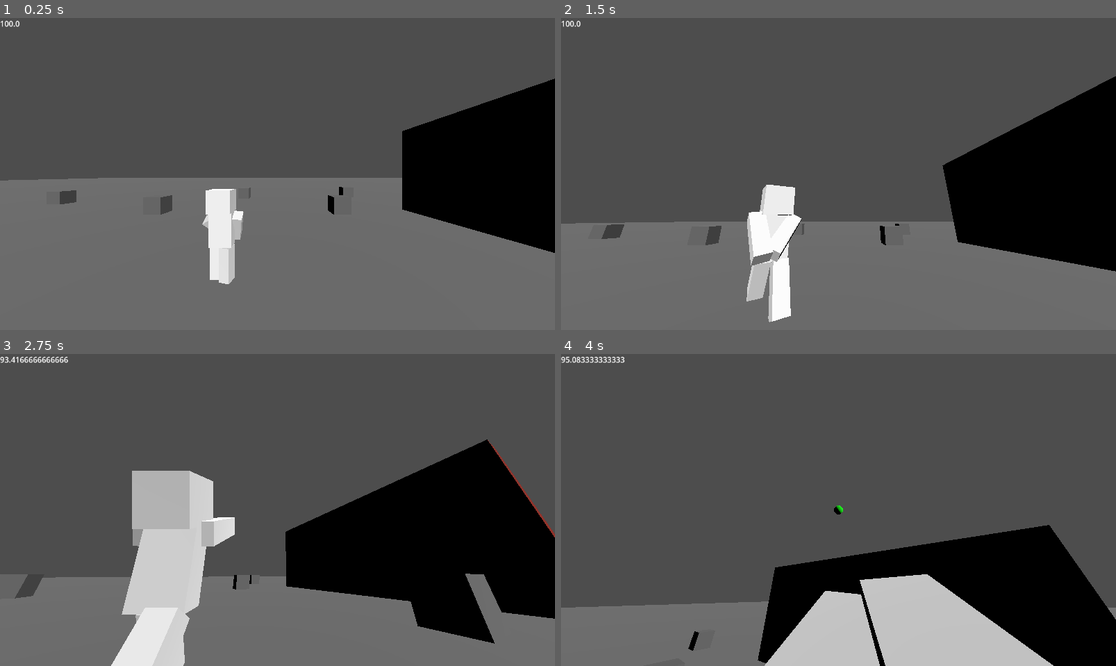
Above: before the commit, frames 1-4 (two rows, left to right).
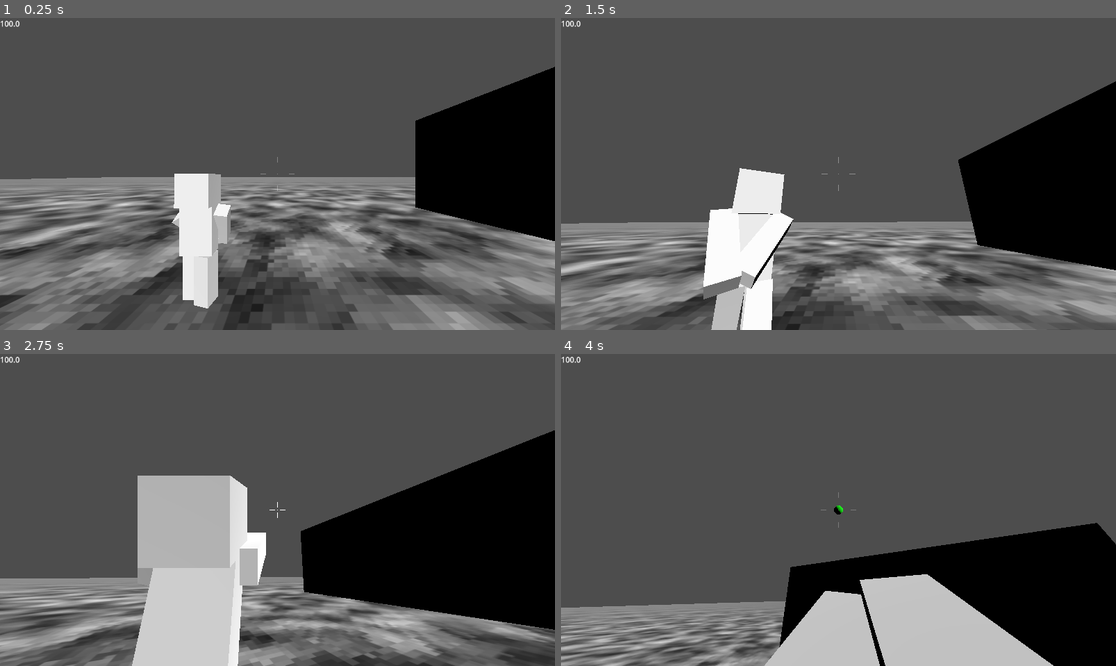
Above: after the commit, the same moments.

Repository: GustLSant/godot-game-componentes
Game: Godot game, scene res://Main.tscn
The game is run twice, just before and just after one commit, with the same random seed, the same clock (stepped at 60 frames per second) and the same inputs.
Inputs (mouse positions are in pixels of both pictures, inside the frame that each line leads up to):
- Up to frame 1 (0.25 s): no input
- Up to frame 2 (1.5 s): move the mouse to (866, 174) at 0.52 s; hold D (MoveRight) 0.53-1.28 s; hold Right mouse button (Aim) 0.53-1.28 s; tap Space (Jump) at 0.77 s; click (866, 174) at 0.8 s; move the mouse to (810, 174) at 1.27 s; hold S (MoveBackwards) from 1.28 s (still down); click (810, 174) at 1.35 s
- Up to frame 3 (2.75 s): tap Space (Jump) at 1.52 s; tap Shift (Sprint) at 1.55, 2.1 s; move the mouse to (288, 503) at 2.02 s; release S (MoveBackwards) at 2.03 s; hold D (MoveRight) from 2.03 s (still down); hold Right mouse button (Aim) from 2.03 s (still down)
- Up to frame 4 (4 s): move the mouse to (832, 516) at 2.77 s; release Right mouse button (Aim) at 2.78 s; right-click (832, 516) at 2.85 s; tap Space (Jump) at 3.02, 3.77 s; click (832, 516) at 3.05 s; move the mouse to (877, 513) at 3.52 s; release D (MoveRight) at 3.53 s; hold A (MoveLeft) from 3.53 s (still down); tap V (ChangeCameraMode) at 3.6 s; tap Shift (Sprint) at 3.8 s

The runs differ from the first frame. In frame 1, 25% of the frame differs, in the area x 0-100%, y 15-100%; in frame 2, 20%; in frame 3, 24%; in frame 4, 6.4%.

Commit message:
created crosshair + running animation

Diff:
--- /dev/null
+++ b/Components/Crosshair/Crosshair.gd
@@ -0,0 +1,66 @@
+extends Control
+
+@export var color:Color = Color.WHITE
+
+const DOT_RADIUS:float = 1.0
+const LINE_WIDTH:float = 1.0
+const LINE_LENGTH:float = 12.0
+
+var distanceToCenter:float = 10.0
+var centerPos:Vector2 = get_viewport_rect().size / 2
+
+
+func _ready()->void:
+	self.connect('resized', _on_screen_resized)
+	_on_screen_resized()
+	pass
+
+
+func _process(delta:float)->void:
+	var player := $"../../ThirdPersonShooterPlayer"
+	color.a = lerp(color.a, 0.25 + float(int(player.isAiming)), 10*delta)
+	distanceToCenter = lerp(distanceToCenter, 5.0 + 20.0 * float(int(not player.isAiming)), 10*delta)
+	queue_redraw()
+	pass
+
+
+func _draw()->void:
+	draw_circle(
+		centerPos,
+		DOT_RADIUS,
+		color
+	)
+
+	# linha de cima
+	draw_line(
+		centerPos + Vector2.UP * distanceToCenter,
+		centerPos + Vector2.UP * (distanceToCenter + LINE_LENGTH),
+		color, LINE_WIDTH
+	)
+
+	# linha de baixo
+	draw_line(
+		centerPos + Vector2.DOWN * distanceToCenter,
+		centerPos + Vector2.DOWN * (distanceToCenter + LINE_LENGTH),
+		color, LINE_WIDTH
+	)
+
+	# linha da direita
+	draw_line(
+		centerPos + Vector2.RIGHT * distanceToCenter,
+		centerPos + Vector2.RIGHT * (distanceToCenter + LINE_LENGTH),
+		color, LINE_WIDTH
+	)
+
+	# linha da esquerda
+	draw_line(
+		centerPos + Vector2.LEFT * distanceToCenter,
+		centerPos + Vector2.LEFT * (distanceToCenter + LINE_LENGTH),
+		color, LINE_WIDTH
+	)
+	pass
+
+
+func _on_screen_resized()->void:
+	centerPos = get_viewport_rect().size / 2
+	pass
--- /dev/null
+++ b/Components/Crosshair/Crosshair.tscn
@@ -0,0 +1,12 @@
+[gd_scene load_steps=2 format=3 uid="uid://dc54qhrcohy5m"]
+
+[ext_resource type="Script" uid="uid://cdlsj78tgpbar" path="res://Components/Crosshair/Crosshair.gd" id="1_3s2xt"]
+
+[node name="Crosshair" type="Control"]
+layout_mode = 3
+anchors_preset = 15
+anchor_right = 1.0
+anchor_bottom = 1.0
+grow_horizontal = 2
+grow_vertical = 2
+script = ExtResource("1_3s2xt")
--- a/Components/TpsFpsPlayer/Player.gd
+++ b/Components/TpsFpsPlayer/Player.gd
@@ -5,7 +5,7 @@
 @onready var collShape:CollisionShape3D = $CollShape
 
 #region Movement
-const MAX_WALKING_SPEED:float = 4.0
+const MAX_WALKING_SPEED:float = 3.0
 var currentSpeed:float = 0.0
 var vecMovement:Vector3 = Vector3.ZERO
 var yMovement:float = 0.0
@@ -80,10 +80,10 @@
 		SPRINT_SPEED_MULTIPLIER*int(isSprinting) +
 		1.0*int(not isSprinting)
 		)
-	stamina += (
-		-SPRINT_STAMINA_COST*pdelta*int(isSprinting) +
-		STAMINA_RECOVER_FACTOR*pdelta*int(not isSprinting)
-		)
+	#stamina += (
+		#-SPRINT_STAMINA_COST*pdelta*int(isSprinting) +
+		#STAMINA_RECOVER_FACTOR*pdelta*int(not isSprinting)
+		#)
 	stamina = clamp(stamina, 0.0, 100.0)
 	$Label.text = str(stamina)
 
--- a/Components/TpsFpsPlayer/Player.tscn
+++ b/Components/TpsFpsPlayer/Player.tscn
@@ -81,6 +81,9 @@
 [sub_resource type="AnimationNodeAnimation" id="AnimationNodeAnimation_3b5n1"]
 animation = &"ShotRecoil"
 
+[sub_resource type="AnimationNodeAnimation" id="AnimationNodeAnimation_0rf3i"]
+animation = &"Running"
+
 [sub_resource type="AnimationNodeAnimation" id="AnimationNodeAnimation_s8ee0"]
 animation = &"Idle"
 
@@ -146,9 +149,13 @@
 
 [sub_resource type="AnimationNodeBlend2" id="AnimationNodeBlend2_1bcx0"]
 
+[sub_resource type="AnimationNodeBlend2" id="AnimationNodeBlend2_4h0by"]
+
 [sub_resource type="AnimationNodeOneShot" id="AnimationNodeOneShot_onxb3"]
 filter_enabled = true
 filters = ["origin/Skeleton3D:pivot_recoil"]
+
+[sub_resource type="AnimationNodeTimeScale" id="AnimationNodeTimeScale_6qffq"]
 
 [sub_resource type="AnimationNodeTimeScale" id="AnimationNodeTimeScale_0rf3i"]
 
@@ -168,9 +175,11 @@
 "nodes/Animation 3/node" = SubResource("AnimationNodeAnimation_dkwnh")
 "nodes/Animation 3/position" = Vector2(26.6667, 666.667)
 "nodes/Animation 4/node" = SubResource("AnimationNodeAnimation_3l7hy")
-"nodes/Animation 4/position" = Vector2(-693.333, 346.667)
+"nodes/Animation 4/position" = Vector2(-1093.33, 186.667)
 "nodes/Animation 5/node" = SubResource("AnimationNodeAnimation_3b5n1")
 "nodes/Animation 5/position" = Vector2(106.667, 1093.33)
+"nodes/Animation 6/node" = SubResource("AnimationNodeAnimation_0rf3i")
+"nodes/Animation 6/position" = Vector2(-1093.33, 400)
 nodes/BlendPostures/node = SubResource("AnimationNodeBlendTree_cg3n5")
 nodes/BlendPostures/position = Vector2(-453.333, -53.3333)
 "nodes/BlendPostures 2/node" = SubResource("AnimationNodeBlendTree_0rf3i")
@@ -181,16 +190,20 @@
 nodes/Blend_AimingAngles/position = Vector2(240, 693.333)
 nodes/Blend_Idle_Walking/node = SubResource("AnimationNodeBlend2_1bcx0")
 nodes/Blend_Idle_Walking/position = Vector2(240, 53.3333)
+nodes/Blend_Walking_Running/node = SubResource("AnimationNodeBlend2_4h0by")
+nodes/Blend_Walking_Running/position = Vector2(-613.333, 240)
 nodes/ShotRecoil/node = SubResource("AnimationNodeOneShot_onxb3")
 nodes/ShotRecoil/position = Vector2(613.333, 826.667)
+nodes/TS_Running/node = SubResource("AnimationNodeTimeScale_6qffq")
+nodes/TS_Running/position = Vector2(-906.667, 400)
 nodes/TS_ShotRecoil/node = SubResource("AnimationNodeTimeScale_0rf3i")
 nodes/TS_ShotRecoil/position = Vector2(320, 1040)
 nodes/TS_Walking/node = SubResource("AnimationNodeTimeScale_onxb3")
-nodes/TS_Walking/position = Vector2(-506.667, 346.667)
+nodes/TS_Walking/position = Vector2(-906.667, 186.667)
 nodes/TimeScale/node = SubResource("AnimationNodeTimeScale_pfu5j")
 nodes/TimeScale/position = Vector2(-453.333, -266.667)
 nodes/output/position = Vector2(1306.67, 586.667)
-node_connections = [&"Add_Idle_Posture", 0, &"TimeScale", &"Add_Idle_Posture", 1, &"BlendPostures", &"Add_Walking_Posture", 0, &"TS_Walking", &"Add_Walking_Posture", 1, &"BlendPostures 2", &"Blend_Aiming", 0, &"Blend_Idle_Walking", &"Blend_Aiming", 1, &"ShotRecoil", &"Blend_AimingAngles", 0, &"Animation 3", &"Blend_AimingAngles", 1, &"Animation 2", &"Blend_Idle_Walking", 0, &"Add_Idle_Posture", &"Blend_Idle_Walking", 1, &"Add_Walking_Posture", &"ShotRecoil", 0, &"Blend_AimingAngles", &"ShotRecoil", 1, &"TS_ShotRecoil", &"TS_ShotRecoil", 0, &"Animation 5",  …(95 unchanged characters)…
+node_connections = [&"Add_Idle_Posture", 0, &"TimeScale", &"Add_Idle_Posture", 1, &"BlendPostures", &"Add_Walking_Posture", 0, &"Blend_Walking_Running", &"Add_Walking_Posture", 1, &"BlendPostures 2", &"Blend_Aiming", 0, &"Blend_Idle_Walking", &"Blend_Aiming", 1, &"ShotRecoil", &"Blend_AimingAngles", 0, &"Animation 3", &"Blend_AimingAngles", 1, &"Animation 2", &"Blend_Idle_Walking", 0, &"Add_Idle_Posture", &"Blend_Idle_Walking", 1, &"Add_Walking_Posture", &"Blend_Walking_Running", 0, &"TS_Walking", &"Blend_Walking_Running", 1, &"TS_Running", &"ShotRecoil", 0, &"Blend_AimingAngles", &"ShotRecoil", 1, &"TS_ShotRecoil", &"TS_Running", 0, &"Animation 6", &"TS_ShotRecoil", 0, &"Animation 5",  …(95 unchanged characters)…
 
 [node name="Player" type="CharacterBody3D"]
 collision_layer = 8
@@ -317,8 +330,8 @@
 [node name="blockbench_export" parent="Body/PivotRotation" instance=ExtResource("6_br1xv")]
 
 [node name="Skeleton3D" parent="Body/PivotRotation/blockbench_export/origin" index="0"]
-bones/1/rotation = Quaternion(-0.0397173, 0, 0, 0.999211)
-bones/2/position = Vector3(0, 0.584365, 0)
+bones/1/rotation = Quaternion(-0.0222551, 0, 0, 0.999752)
+bones/2/position = Vector3(0, 0.579011, 0)
 bones/2/rotation = Quaternion(0.300706, 0, 0, 0.953717)
 bones/4/position = Vector3(-0.15625, -0.046875, -0.034375)
 bones/4/rotation = Quaternion(0, 0, 0.300706, 0.953717)
@@ -345,9 +358,11 @@
 parameters/Blend_Aiming/blend_amount = 0.0
 parameters/Blend_AimingAngles/blend_amount = 0.5
 parameters/Blend_Idle_Walking/blend_amount = 0.0
+parameters/Blend_Walking_Running/blend_amount = 0
 parameters/ShotRecoil/active = false
 parameters/ShotRecoil/internal_active = false
 parameters/ShotRecoil/request = 0
+parameters/TS_Running/scale = 2.0
 parameters/TS_ShotRecoil/scale = 10.0
 parameters/TS_Walking/scale = 1.0
 parameters/TimeScale/scale = 0.5
--- a/Components/TpsFpsPlayer/PlayerBody.gd
+++ b/Components/TpsFpsPlayer/PlayerBody.gd
@@ -13,6 +13,7 @@
 
 const BLEND_TRANSITION_SPEED_FACTOR:float = 10.0
 var blendIdleToWalking:float = 0.0
+var blendWalkingToRunning:float = 0.0
 var blendAiming:float = 0.0
 
 # Recoil
@@ -80,10 +81,12 @@
 	)
 
 	blendAiming = lerp(blendAiming, float(int(player.isAiming)), BLEND_TRANSITION_SPEED_FACTOR*delta)
+	blendWalkingToRunning = lerp(blendWalkingToRunning, float(int(player.isSprinting)), BLEND_TRANSITION_SPEED_FACTOR*delta)
 
 	animTree["parameters/TS_Walking/scale"] = 1.0 - (0.5 * int(player.isAiming))
 	animTree["parameters/Blend_AimingAngles/blend_amount"] = (tpsCamera.pivotRot.rotation_degrees.x / 60.0) / 2.0 + 0.5
 
 	animTree["parameters/Blend_Idle_Walking/blend_amount"] = blendIdleToWalking
 	animTree["parameters/Blend_Aiming/blend_amount"] = blendAiming
+	animTree["parameters/Blend_Walking_Running/blend_amount"] = blendWalkingToRunning
 	pass
--- a/Components/TpsFpsPlayer/TpsCamera.gd
+++ b/Components/TpsFpsPlayer/TpsCamera.gd
@@ -15,8 +15,8 @@
 @onready var pivotPosDamp:Marker3D = get_node(pathPivotPosDamp)
 
 # Camera Target Position
-const DEFAULT_CAMERA_TARGET_POS:Vector3 = Vector3(1.25, 1.35, 3.5)
-const AIMING_CAMERA_TARGET_POS:Vector3 = Vector3(1.25, 0.6, 1.5)
+const DEFAULT_CAMERA_TARGET_POS:Vector3 = Vector3(1.25, 1.0, 2.5)
+const AIMING_CAMERA_TARGET_POS:Vector3 = Vector3(0.75, 0.75, 1.0)
 var currentTargetPosition:Vector3 = DEFAULT_CAMERA_TARGET_POS
 
 # Camera Side
--- a/Main.tscn
+++ b/Main.tscn
@@ -1,18 +1,28 @@
-[gd_scene load_steps=10 format=3 uid="uid://bvjwiank6nnwe"]
+[gd_scene load_steps=12 format=3 uid="uid://bvjwiank6nnwe"]
 
 [ext_resource type="Script" uid="uid://3e3wx6xwne52" path="res://Main.gd" id="1_2yxtq"]
 [ext_resource type="PackedScene" uid="uid://p2wyutg0uccu" path="res://Components/TpsFpsPlayer/Player.tscn" id="1_ukb8q"]
+[ext_resource type="PackedScene" uid="uid://dc54qhrcohy5m" path="res://Components/Crosshair/Crosshair.tscn" id="3_r0du0"]
 
 [sub_resource type="BoxShape3D" id="BoxShape3D_fa4h1"]
 size = Vector3(200, 1, 200)
 
+[sub_resource type="FastNoiseLite" id="FastNoiseLite_uu6xs"]
+offset = Vector3(1e+08, 1e+08, 0)
+
+[sub_resource type="NoiseTexture2D" id="NoiseTexture2D_r0du0"]
+in_3d_space = true
+seamless = true
+noise = SubResource("FastNoiseLite_uu6xs")
+
+[sub_resource type="StandardMaterial3D" id="StandardMaterial3D_cm0pq"]
+albedo_texture = SubResource("NoiseTexture2D_r0du0")
+uv1_scale = Vector3(0.1, 0.1, 0.1)
+uv1_triplanar = true
+uv1_world_triplanar = true
+
 [sub_resource type="PlaneMesh" id="PlaneMesh_6hn5i"]
 size = Vector2(200, 200)
-
-[sub_resource type="StandardMaterial3D" id="StandardMaterial3D_uu6xs"]
-albedo_color = Color(0.412152, 0.412152, 0.412152, 1)
-
-[sub_resource type="BoxMesh" id="BoxMesh_r0du0"]
 
 [sub_resource type="BoxShape3D" id="BoxShape3D_uu6xs"]
 size = Vector3(20, 10.37, 13.65)
@@ -37,91 +47,35 @@
 shape = SubResource("BoxShape3D_fa4h1")
 
 [node name="MeshInstance3D" type="MeshInstance3D" parent="Floor"]
+material_override = SubResource("StandardMaterial3D_cm0pq")
 mesh = SubResource("PlaneMesh_6hn5i")
 skeleton = NodePath("../..")
 
 [node name="ThirdPersonShooterPlayer" parent="." instance=ExtResource("1_ukb8q")]
 
-[node name="MeshInstance3D" type="MeshInstance3D" parent="."]
-transform = Transform3D(1, 0, 0, 0, 1, 0, 0, 0, 1, -13, 0.5, 9)
-material_override = SubResource("StandardMaterial3D_uu6xs")
-mesh = SubResource("BoxMesh_r0du0")
+[node name="Cubes" type="Node3D" parent="."]
 
-[node name="MeshInstance3D2" type="MeshInstance3D" parent="."]
-transform = Transform3D(1, 0, 0, 0, 1, 0, 0, 0, 1, -16, 0.5, -9)
-material_override = SubResource("StandardMaterial3D_uu6xs")
-mesh = SubResource("BoxMesh_r0du0")
-
-[node name="MeshInstance3D3" type="MeshInstance3D" parent="."]
-transform = Transform3D(1, 0, 0, 0, 1, 0, 0, 0, 1, -6, 0.5, -6)
-material_override = SubResource("StandardMaterial3D_uu6xs")
-mesh = SubResource("BoxMesh_r0du0")
-
-[node name="MeshInstance3D4" type="MeshInstance3D" parent="."]
-transform = Transform3D(1, 0, 0, 0, 1, 0, 0, 0, 1, -2, 0.5, -12)
-material_override = SubResource("StandardMaterial3D_uu6xs")
-mesh = SubResource("BoxMesh_r0du0")
-
-[node name="MeshInstance3D5" type="MeshInstance3D" parent="."]
-transform = Transform3D(1, 0, 0, 0, 1, 0, 0, 0, 1, 5, 0.5, -6)
-material_override = SubResource("StandardMaterial3D_uu6xs")
-mesh = SubResource("BoxMesh_r0du0")
-
-[node name="MeshInstance3D6" type="MeshInstance3D" parent="."]
-transform = Transform3D(1, 0, 0, 0, 1, 0, 0, 0, 1, 8.31334, 0.5, -12.5561)
-material_override = SubResource("StandardMaterial3D_uu6xs")
-mesh = SubResource("BoxMesh_r0du0")
-
-[node name="MeshInstance3D7" type="MeshInstance3D" parent="."]
-transform = Transform3D(1, 0, 0, 0, 1, 0, 0, 0, 1, 14.3133, 0.5, 2.4439)
-material_override = SubResource("StandardMaterial3D_uu6xs")
-mesh = SubResource("BoxMesh_r0du0")
-
-[node name="MeshInstance3D8" type="MeshInstance3D" parent="."]
-transform = Transform3D(1, 0, 0, 0, 1, 0, 0, 0, 1, 6.31334, 0.5, 5.4439)
-material_override = SubResource("StandardMaterial3D_uu6xs")
-mesh = SubResource("BoxMesh_r0du0")
-
-[node name="MeshInstance3D9" type="MeshInstance3D" parent="."]
-transform = Transform3D(1, 0, 0, 0, 1, 0, 0, 0, 1, 11.3133, 0.5, 12.4439)
-material_override = SubResource("StandardMaterial3D_uu6xs")
-mesh = SubResource("BoxMesh_r0du0")
-
-[node name="MeshInstance3D10" type="MeshInstance3D" parent="."]
-transform = Transform3D(1, 0, 0, 0, 1, 0, 0, 0, 1, 11.3133, 0.5, 12.4439)
-material_override = SubResource("StandardMaterial3D_uu6xs")
-mesh = SubResource("BoxMesh_r0du0")
-
-[node name="MeshInstance3D11" type="MeshInstance3D" parent="."]
-transform = Transform3D(1, 0, 0, 0, 1, 0, 0, 0, 1, -1.68666, 0.5, 10.4439)
-material_override = SubResource("StandardMaterial3D_uu6xs")
-mesh = SubResource("BoxMesh_r0du0")
-
-[node name="MeshInstance3D12" type="MeshInstance3D" parent="."]
-transform = Transform3D(1, 0, 0, 0, 1, 0, 0, 0, 1, 3.31334, 0.5, 15.4439)
-material_override = SubResource("StandardMaterial3D_uu6xs")
-mesh = SubResource("BoxMesh_r0du0")
-
-[node name="MeshInstance3D13" type="MeshInstance3D" parent="."]
-transform = Transform3D(1, 0, 0, 0, 1, 0, 0, 0, 1, -8.68666, 0.5, 17.4439)
-material_override = SubResource("StandardMaterial3D_uu6xs")
-mesh = SubResource("BoxMesh_r0du0")
-
-[node name="MeshInstance3D14" type="MeshInstance3D" parent="."]
-transform = Transform3D(1, 0, 0, 0, 1, 0, 0, 0, 1, -10.6867, 0.5, -0.556103)
-material_override = SubResource("StandardMaterial3D_uu6xs")
-mesh = SubResource("BoxMesh_r0du0")
-
-[node name="StaticBody3D" type="StaticBody3D" parent="."]
+[node name="Wall" type="StaticBody3D" parent="."]
 transform = Transform3D(1, 0, 0, 0, 1, 0, 0, 0, 1, 10, 0, 0)
 collision_layer = 2
 collision_mask = 0
 
-[node name="CollisionShape3D" type="CollisionShape3D" parent="StaticBody3D"]
+[node name="CollisionShape3D" type="CollisionShape3D" parent="Wall"]
 transform = Transform3D(1, 0, 0, 0, 1, 0, 0, 0, 1, 9.5, 0, 0)
 shape = SubResource("BoxShape3D_uu6xs")
 
-[node name="MeshInstance3D" type="MeshInstance3D" parent="StaticBody3D"]
+[node name="MeshInstance3D" type="MeshInstance3D" parent="Wall"]
 transform = Transform3D(1, 0, 0, 0, 9.37, 0, 0, 0, 13.635, 0, 0.5, 0)
 material_override = SubResource("StandardMaterial3D_r0du0")
 mesh = SubResource("BoxMesh_cm0pq")
+
+[node name="Control" type="Control" parent="."]
+layout_mode = 3
+anchors_preset = 15
+anchor_right = 1.0
+anchor_bottom = 1.0
+grow_horizontal = 2
+grow_vertical = 2
+
+[node name="Crosshair" parent="Control" instance=ExtResource("3_r0du0")]
+layout_mode = 1
Not shown, added: Components/Crosshair/Crosshair.gd.uid
Not shown: 1 places in Components/TpsFpsPlayer/Player.tscn that only renumber resources
Not shown, changed: Meshs/PlayerBody.gltf
Not shown, changed: Meshs/PlayerBody.gltf.import
Not shown, changed: BlockbenchProjects/PlayerBody.bbmodel
